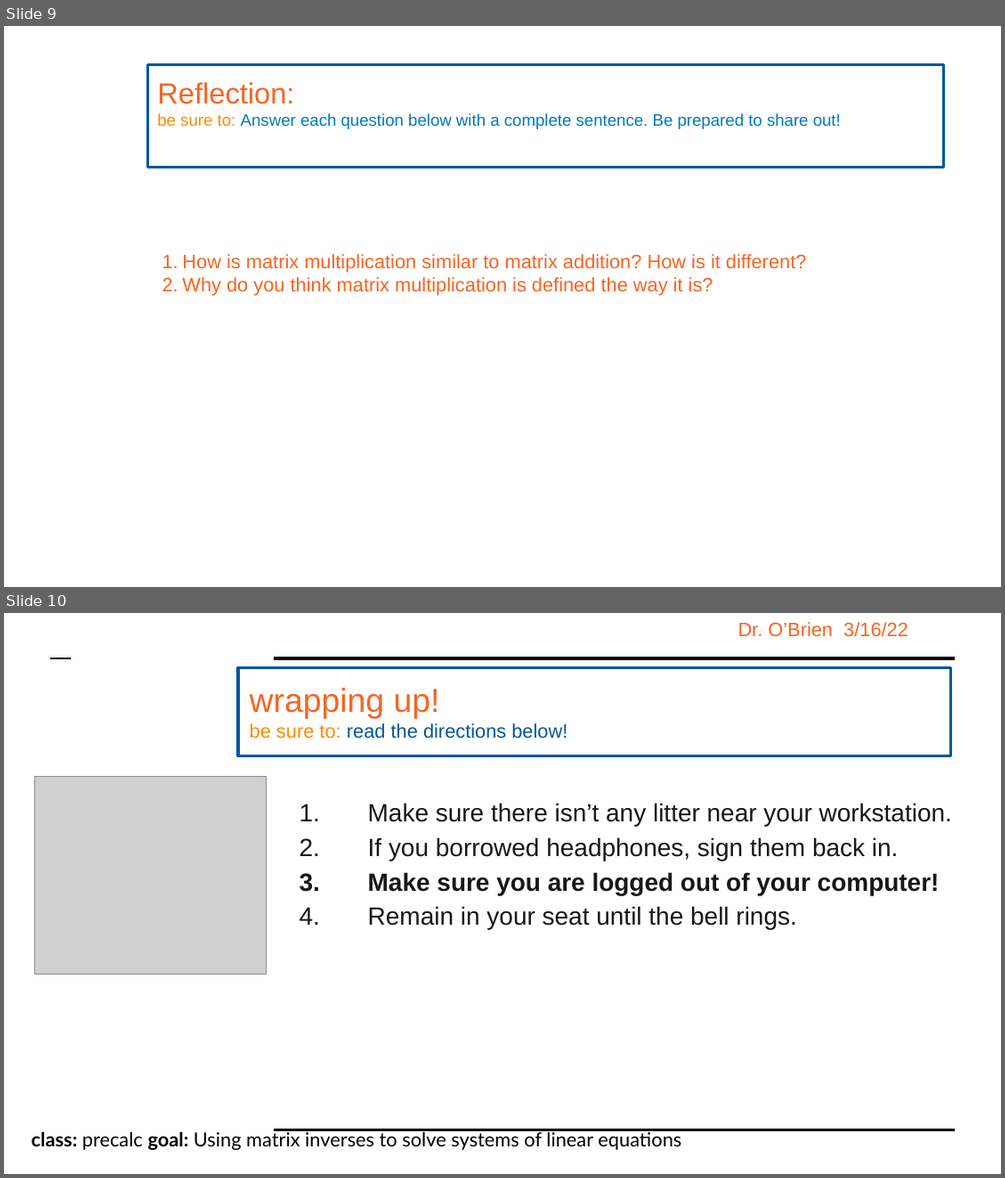
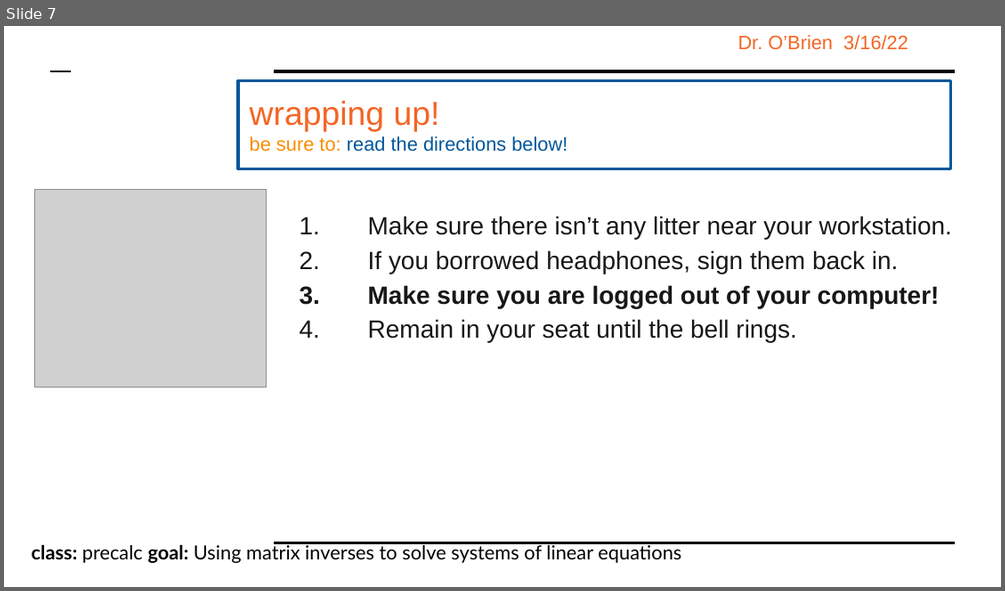
Before and after one commit to cobrien87/work, a slide deck: old/precal2_6_03.pptx. Shown one above the other, each under a label of ours: slides 9 and 10 before the commit, slide 7 after it. The pictures are 1005x1178 and 1005x591 pixels, drawn with LibreOffice and Linux fonts; fonts in the diff are those of the drawing; grey boxes stand for pictures; background and template pictures are left out. Boxes give left, top, right and bottom in pixels: in the first picture for what was removed or moved away, otherwise in the second. Text is boxed around its words. In the diff, an @@ line names an element or a change of style, - is before the commit and + after.

```diff
--- a/old/precal2_6_03.pptx
+++ b/old/precal2_6_03.pptx
@@ slide 9 removed at [4,26,1001,587], background #FFFFFF @@
@@ rectangle removed at [147,65,944,168] @@
-Reflection:
-be sure to: Answer each question below with a complete sentence. Be prepared to share out!
@@ title removed at [157,82,294,104] @@
-Reflection
@@ text removed at [182,254,806,296] @@
-1. How is matrix multiplication similar to matrix addition? How is it different?
-2. Why do you think matrix multiplication is defined the way it is?
@@ what was slide 10 is now slide 7 @@
```
Also in this commit, not shown: 1 slide changed, 2 other slides removed, 54 other files.
